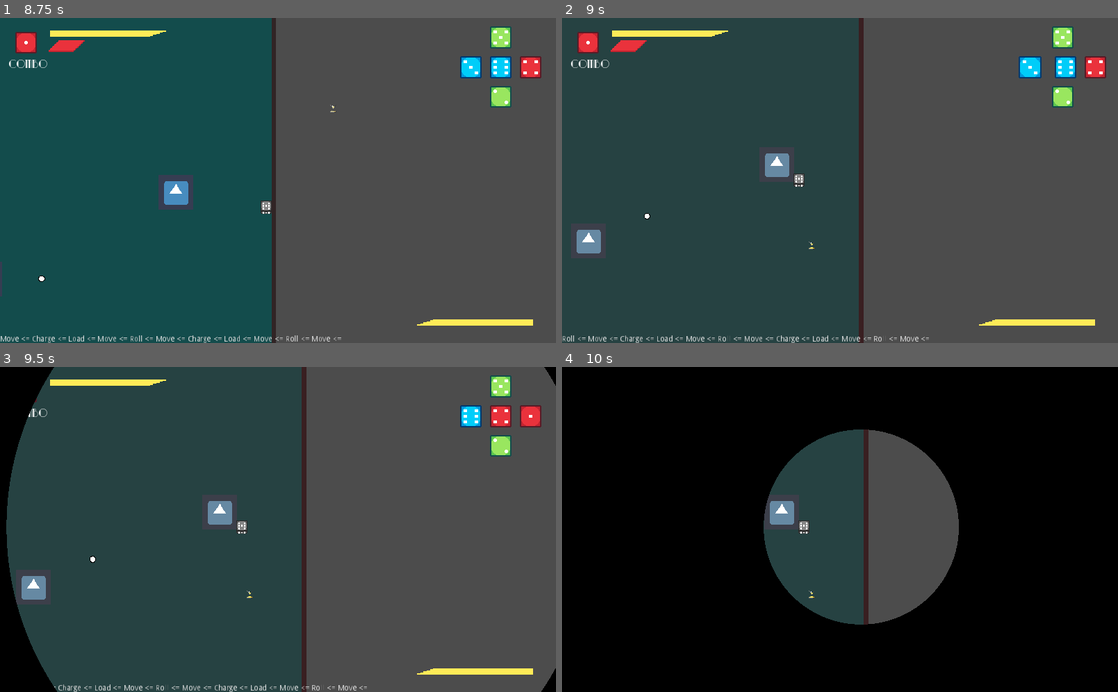
Above: before the commit, frames 1-4 (two rows, left to right).
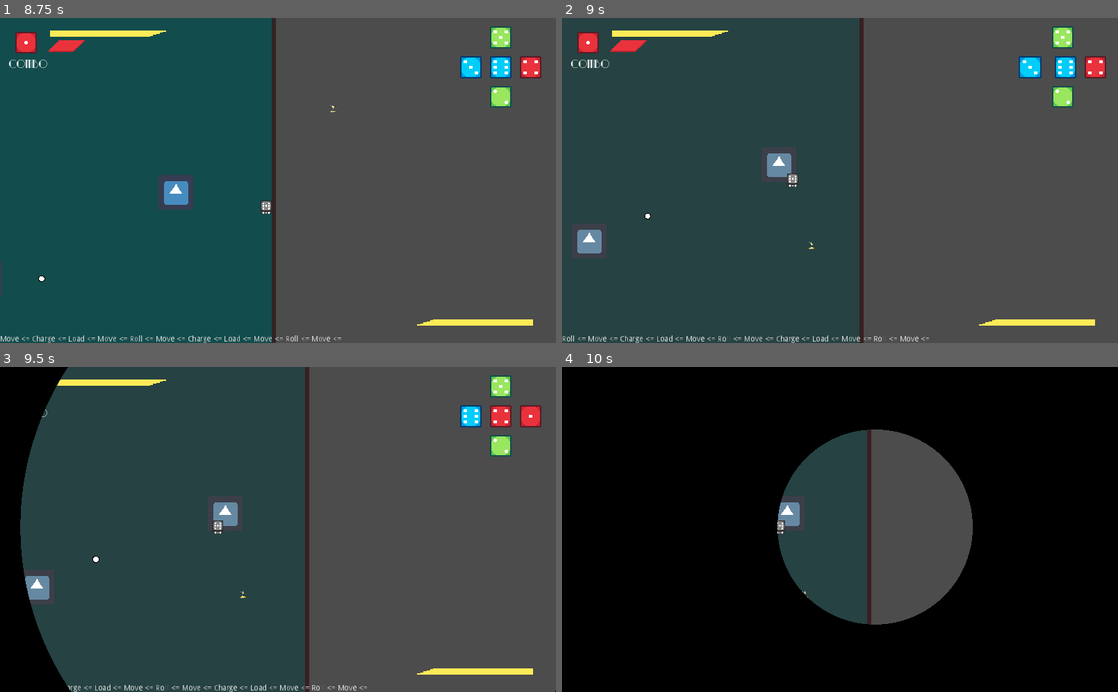
Above: after the commit, the same moments.

Repository: andrebariani/gmtk2022
Game: Godot game, scene res://src/Main.tscn
Two runs of this game, one before a commit and one after it. Both use one fixed random seed, a clock stepped at 60 frames per second and the inputs below. The engine's default icon, where the game draws it, is replaced by a stand-in: a white triangle on a blue panel in a dark square.
Inputs (mouse positions are in pixels of both pictures, inside the frame that each line leads up to):
- Up to frame 1 (8.75 s): tap Enter (ui_accept) at 0.5, 0.77, 1.52, 3.02, 3.77, 4.52, 6.02, 6.77, 7.52 s; move the mouse to (400, 164) at 0.52 s; hold D (move_right) 0.53-1.28 s; click (400, 164) at 0.6 s; move the mouse to (166, 196) at 1.27 s; hold S (move_down) 1.28-2.03 s; tap Space (roll) every 1.5 s from 1.35 to 7.35 s; move the mouse to (333, 109) at 2.02 s; hold D (move_right) 2.03-2.78 s; click (333, 109) at 2.1 s; move the mouse to (250, 245) at 2.77 s; hold W (move_up) 2.78-3.53 s; move the mouse to (444, 229) at 3.52 s; hold A (move_left) 3.53-5.03 s; click (444, 229) at 3.6 s; move the mouse to (111, 131) at 4.27 s; move the mouse to (305, 180) at 5.02 s; hold S (move_down) 5.03-5.78 s; click (305, 180) at 5.1 s; move the mouse to (194, 99) at 5.77 s; hold D (move_right) 5.78-6.53 s; move the mouse to (400, 164) at 6.52 s; hold W (move_up) 6.53-7.28 s; click (400, 164) at 6.6 s; move the mouse to (166, 196) at 7.27 s; hold D (move_right) 7.28-8.03 s; move the mouse to (333, 109) at 8.02 s; hold S (move_down) from 8.03 s (still down); click (333, 109) at 8.1 s
- Up to frame 2 (9 s): move the mouse to (812, 245) at 8.77 s; release S (move_down) at 8.78 s; hold A (move_left) from 8.78 s (still down); tap Space (roll) at 8.85 s
- Up to frame 3 (9.5 s): keep holding A (move_left); tap Enter (ui_accept) at 9.02 s
- Up to frame 4 (10 s): move the mouse to (1006, 578) at 9.52 s; release A (move_left) at 9.53 s; hold W (move_up) from 9.53 s (still down); click (1006, 578) at 9.6 s; tap Enter (ui_accept) at 9.77 s

Frame 1 is identical in both runs. In frame 2, 0.3% of the frame differs, in the area x 2-54%, y 0-100%; in frame 3, 4.3%, in the area x 1-100%, y 0-100%; in frame 4, 3.9%.

Commit message:
roll collision fix, small tweaks

Diff:
--- a/src/entities/player/Player.tscn
+++ b/src/entities/player/Player.tscn
@@ -16,7 +16,6 @@
 [ext_resource path="res://src/entities/player/EntitySprite.gd" type="Script" id=14]
 [ext_resource path="res://assets/sprites/lightcone.png" type="Texture" id=15]
 [ext_resource path="res://src/entities/player/Lights.gd" type="Script" id=16]
-[ext_resource path="res://src/entities/player/Particles.tscn" type="PackedScene" id=17]
 
 [sub_resource type="ShaderMaterial" id=9]
 shader = ExtResource( 13 )
@@ -64,7 +63,6 @@
 WALK_SPEED = 40000
 ROLL_SPEED = 90000
 CHARGE_SPEED = 240000
-dust = ExtResource( 17 )
 
 [node name="Lights" type="Node2D" parent="."]
 visible = false
@@ -185,7 +183,6 @@
 visible = false
 scale = Vector2( 2, 2 )
 frames = SubResource( 8 )
-frame = 2
 playing = true
 script = ExtResource( 12 )
 
--- a/src/entities/player/states/Charge.gd
+++ b/src/entities/player/states/Charge.gd
@@ -2,7 +2,7 @@
 
 signal enemy_killed
 
-export var cooldown = 1
+export var cooldown = 0.5
 
 onready var timer = $Timer
 
--- a/src/entities/player/states/Roll.gd
+++ b/src/entities/player/states/Roll.gd
@@ -9,6 +9,7 @@
 		end(stateMachine.state_last)
 		return
 
+	e.set_collision_mask_bit(1, false)
 	e.timers.roll.value = 0
 
 	e.current_speed = e.roll_speed
@@ -40,3 +41,4 @@
 func before_end(_next_state: String):
 	e.current_speed = e.walk_speed
 	e.has_dir_control = true
+	e.set_collision_mask_bit(1, true)
Not shown: 1 places in src/entities/player/Player.tscn that only renumber resources
